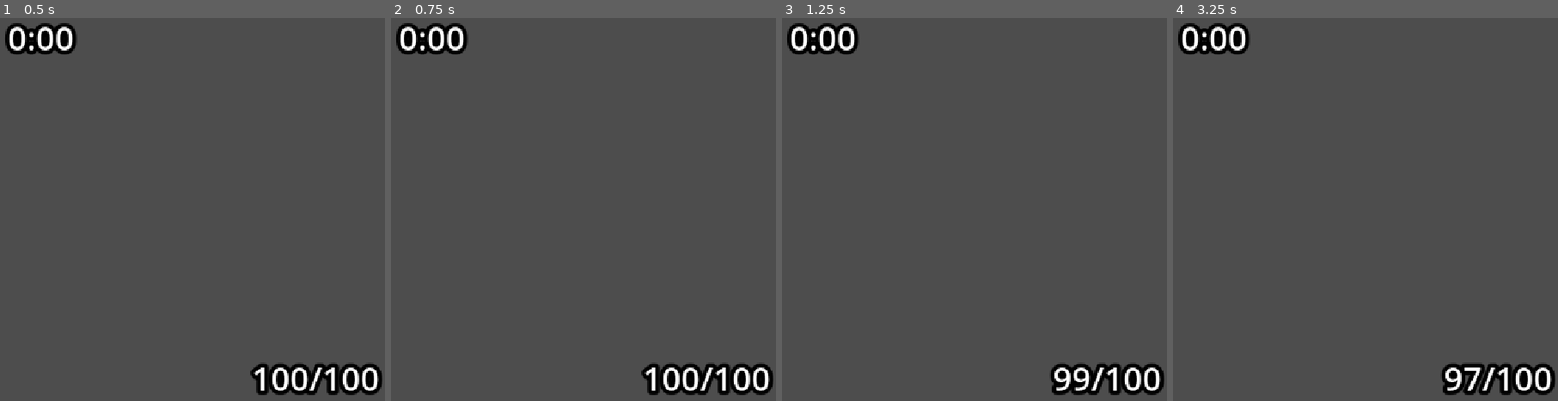
Above: before the commit, frames 1-4 (left to right).
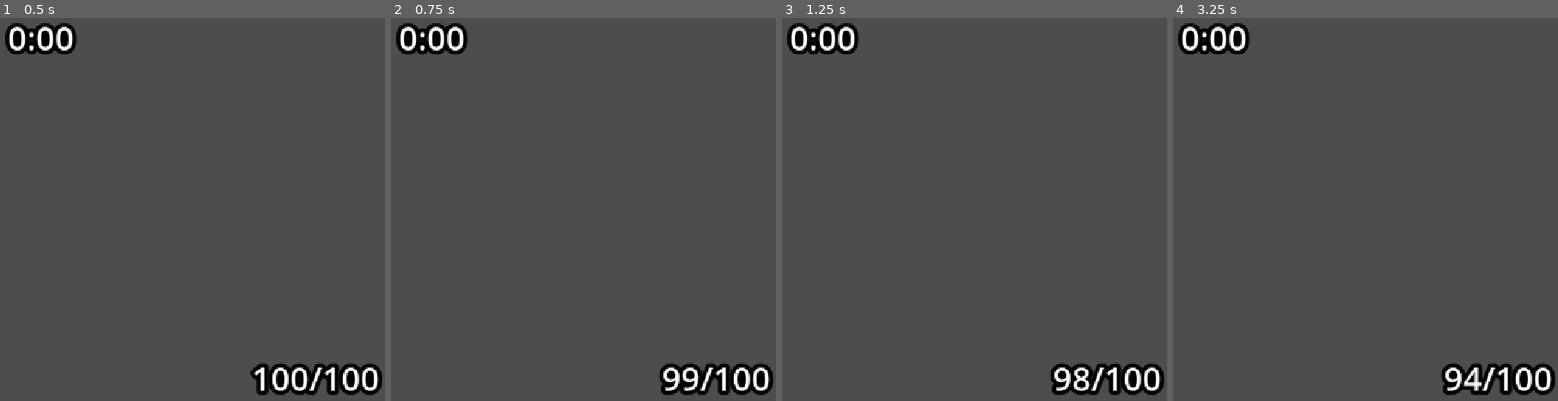
Above: after the commit, the same moments.

Repository: TaelsDaFoox/labyrinth-terminal
Game: Godot game, scene res://ui.tscn
The game is run twice, just before and just after one commit, with the same random seed, the same clock (stepped at 60 frames per second) and the same inputs. This scene is started directly instead of the project's main scene.
Inputs (mouse positions are in pixels of both pictures, inside the frame that each line leads up to):
- Up to frame 1 (0.5 s): no input
- Up to frame 2 (0.75 s): tap Enter at 0.5 s; move the mouse to (583, 190) at 0.52 s; hold D (right) from 0.53 s (still down); hold E (control game) from 0.53 s (still down)
- Up to frame 3 (1.25 s): keep holding D (right); keep holding E (control game)
- Up to frame 4 (3.25 s): move the mouse to (outside the picture) at 1.27 s; release D (right) at 1.28 s; release E (control game) at 1.28 s; hold S (backward) 1.28-2.03 s; click (outside the picture) at 1.35 s; tap Space at 2 s; move the mouse to (1284, 121) at 2.02 s; hold D (right) 2.03-2.78 s; hold Q (power button) 2.03-2.78 s; move the mouse to (1180, 286) at 2.77 s; hold W (forward) from 2.78 s (still down); tap Alt at 2.85 s

Frame 1 is identical in both runs. In frame 2, 0.5% of the frame differs, in the area x 64-81%, y 90-99%; in frame 3, 0.2%; in frame 4, 0.3%.

Commit message:
constant tweaks, power functions
increased robot range and power drain rate, made the computer shut off when you're out of power (alongside a new text prompt for that)

Diff:
--- a/Global.gd
+++ b/Global.gd
@@ -4,7 +4,10 @@
 var controllingGame = false
 var power := 100.0
 var monitorOn = true
-var gameEnergyDrainSpeed = 1.0
+var gameEnergyDrainSpeed = 2.0
 func _process(delta: float) -> void:
 	if monitorOn:
 		power-=gameEnergyDrainSpeed*delta
+	power = clampf(power,0.0,100.0)
+	if power <=0.0:
+		monitorOn=false
--- a/objects/robot.tscn
+++ b/objects/robot.tscn
@@ -4,7 +4,7 @@
 [ext_resource type="PackedScene" uid="uid://u0ctsg1uitgc" path="res://models/carl pacmin.glb" id="2_kvr6e"]
 
 [sub_resource type="SphereShape3D" id="SphereShape3D_kvr6e"]
-radius = 1.9261332
+radius = 2.196511
 
 [node name="Robot" type="CharacterBody3D"]
 collision_mask = 5
--- a/ui.gd
+++ b/ui.gd
@@ -12,6 +12,9 @@
 		if Global.monitorOn:
 			controlprompt.text = controlprompt.text+"\nPress Q to turn off"
 		else:
-			controlprompt.text = controlprompt.text+"\nPress Q to turn on"
+			if Global.power>0.0:
+				controlprompt.text = controlprompt.text+"\nPress Q to turn on"
+			else:
+				controlprompt.text = controlprompt.text+"\n[!]OUT OF POWER, CAN'T TURN ON[!]"
 	else:
 		controlprompt.text = ""
